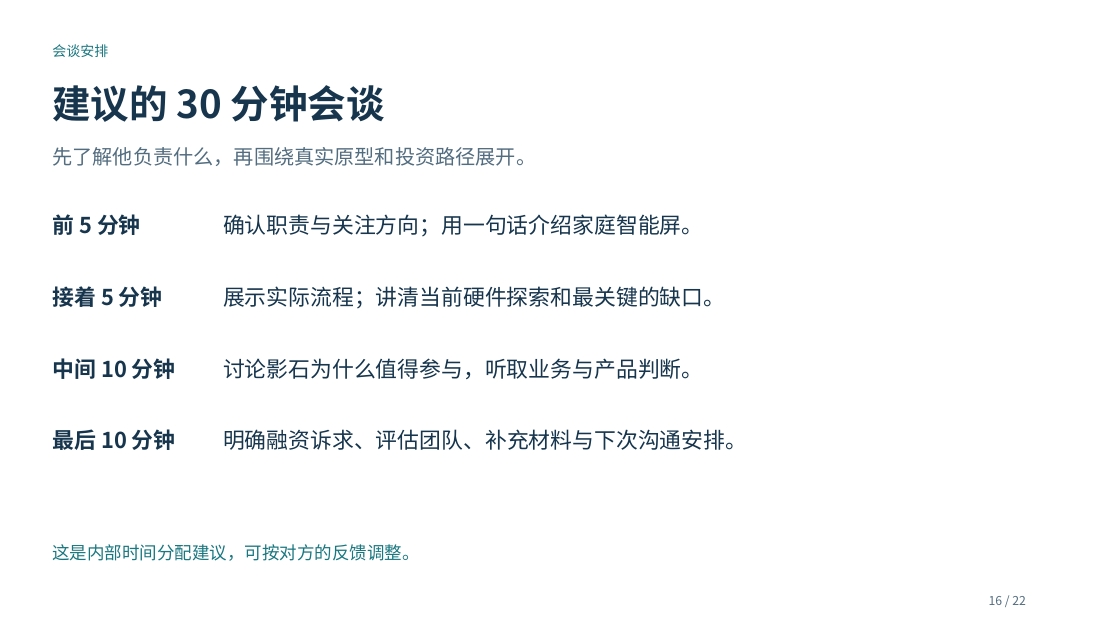
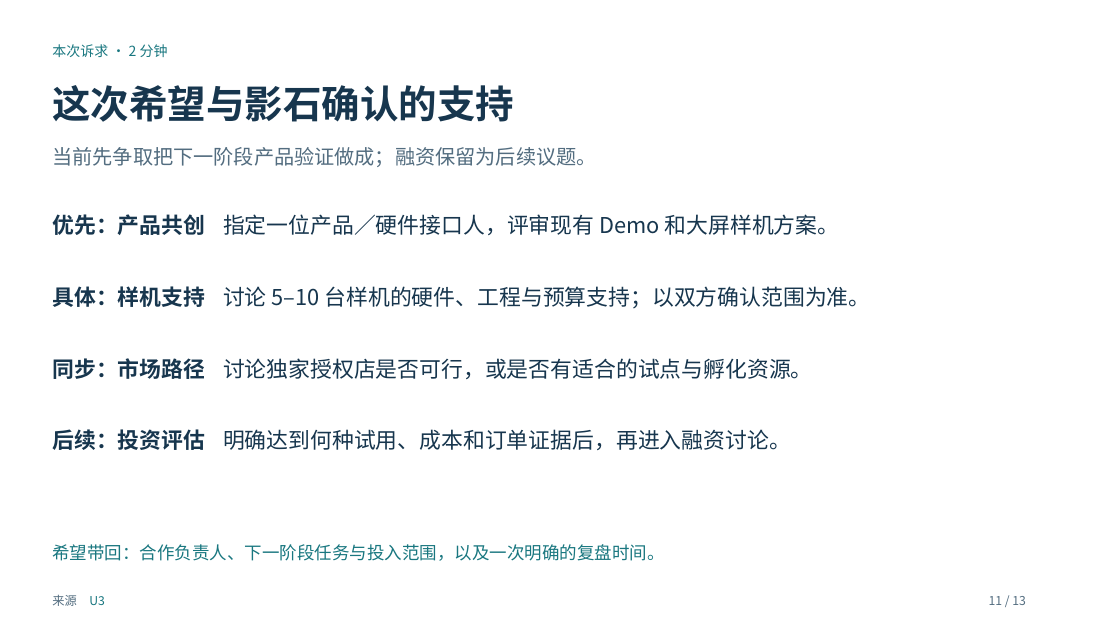
Before and after one commit to maxi-max-dev/maxi-max-dev.github.io, a slide deck: slide 11 of research/insta360-frame-discussion/unseen-insta360-discussion.pptx (slide 16 before the commit). Drawn at 1120x630 pixels with LibreOffice and Linux fonts; fonts in the diff are those of the drawing. Boxes give left, top, right and bottom in pixels: in the first picture for what was removed or moved away, otherwise in the second. Text is boxed around its words. In the diff, an @@ line names an element or a change of style, - is before the commit and + after.

```diff
--- a/research/insta360-frame-discussion/unseen-insta360-discussion.pptx
+++ b/research/insta360-frame-discussion/unseen-insta360-discussion.pptx
@@ text at <box>52,44,168,57</box>: text changed @@
-会谈安排
+本次诉求 · 2 分钟
@@ text at <box>52,85,514,122</box>: text changed @@
-建议的 30 分钟会谈
+这次希望与影石确认的支持
@@ text at <box>52,147,596,167</box>: text changed @@
-先了解他负责什么，再围绕真实原型和投资路径展开。
+当前先争取把下一阶段产品验证做成；融资保留为后续议题。
@@ text at <box>52,214,205,235</box>: text changed @@
-前 5 分钟
+优先：产品共创
@@ text at <box>223,214,840,235</box>: text changed @@
-确认职责与关注方向；用一句话介绍家庭智能屏。
+指定一位产品／硬件接口人，评审现有 Demo 和大屏样机方案。
@@ text at <box>52,286,205,307</box>: text changed @@
-接着 5 分钟
+具体：样机支持
@@ text at <box>223,286,871,309</box>: text changed @@
-展示实际流程；讲清当前硬件探索和最关键的缺口。
+讨论 5–10 台样机的硬件、工程与预算支持；以双方确认范围为准。
@@ text at <box>52,358,205,379</box>: text changed @@
-中间 10 分钟
+同步：市场路径
@@ text at <box>223,358,813,379</box>: text changed @@
-讨论影石为什么值得参与，听取业务与产品判断。
+讨论独家授权店是否可行，或是否有适合的试点与孵化资源。
@@ text at <box>52,429,205,450</box>: text changed @@
-最后 10 分钟
+后续：投资评估
@@ text at <box>223,429,791,450</box>: text changed @@
-明确融资诉求、评估团队、补充材料与下次沟通安排。
+明确达到何种试用、成本和订单证据后，再进入融资讨论。
@@ text at <box>52,544,664,561</box>: text changed @@
-这是内部时间分配建议，可按对方的反馈调整。
+希望带回：合作负责人、下一阶段任务与投入范围，以及一次明确的复盘时间。
@@ text added at <box>52,595,76,606</box>, 10.5 pt, text #536D80 @@
+来源
@@ text added at <box>89,596,105,605</box>, 10.5 pt, text #197780 @@
+U3
@@ text at <box>989,596,1026,605</box>: text changed @@
-16 / 22
+11 / 13
```
Also in this commit, not shown: 6 other slides changed, 6 slides added, 15 slides removed, 5 other files.
